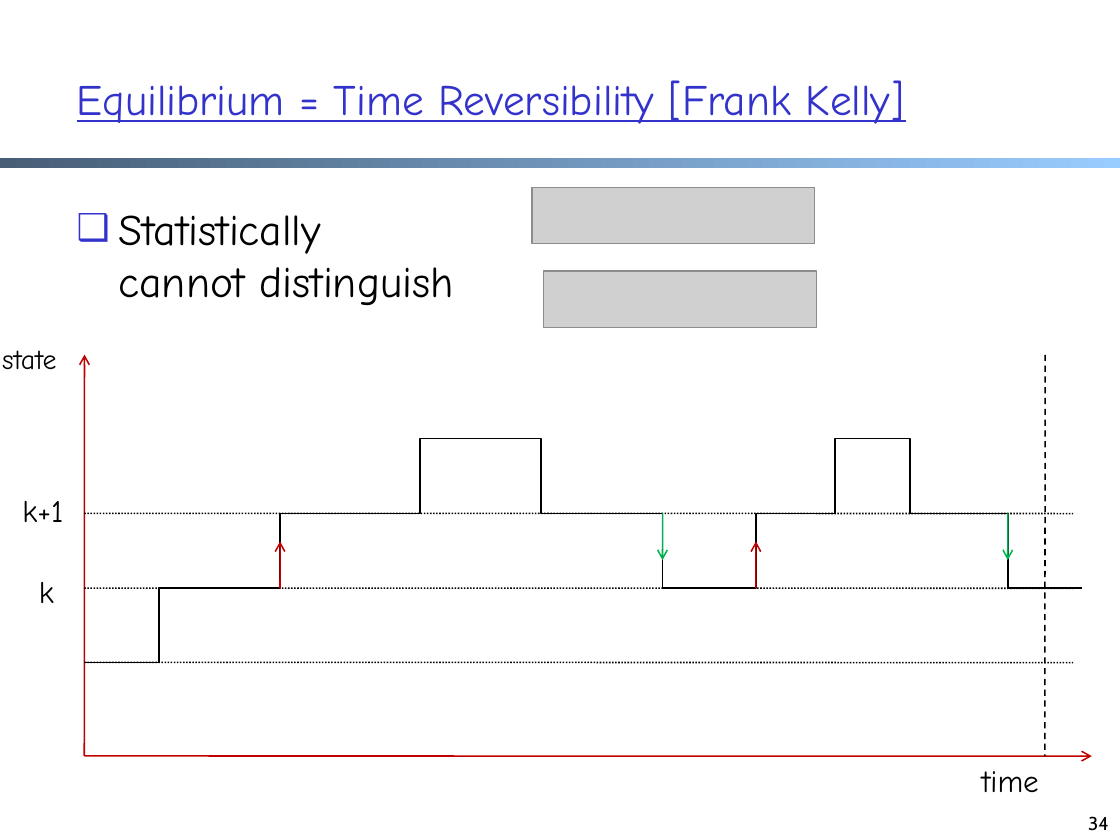
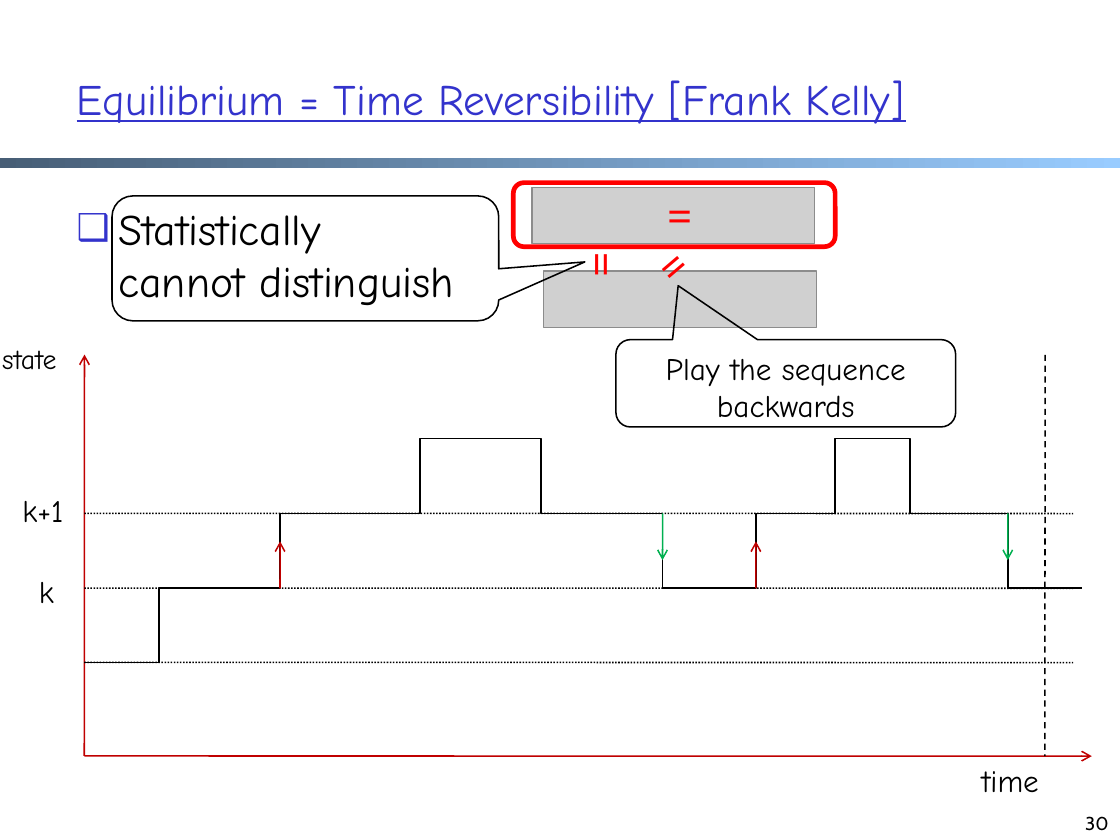
Before and after one commit to xiangq27/xiangq27.github.io, a slide deck: slide 30 of courses/cnns-xmuf21/files/lectures/architecture.pptx (slide 34 before the commit). Drawn at 1120x840 pixels with LibreOffice and Linux fonts; fonts in the diff are those of the drawing; grey boxes stand for pictures. Boxes give left, top, right and bottom in pixels: in the first picture for what was removed or moved away, otherwise in the second. Text is boxed around its words. In the diff, an @@ line names an element or a change of style, - is before the commit and + after.

```diff
--- a/courses/cnns-xmuf21/files/lectures/architecture.pptx
+++ b/courses/cnns-xmuf21/files/lectures/architecture.pptx
@@ rounded speech box added at (112, 196, 498, 321), outline #000000 1 pt @@
@@ rounded rectangle added at (513, 183, 834, 246), outline #FF0000 3 pt @@
@@ text added at (572, 203, 636, 324), 28 pt, text #FF0000, bold @@
+=
@@ text added at (609, 206, 742, 333), 28 pt, text #FF0000, bold @@
+=
@@ text added at (619, 183, 740, 246), 28 pt, text #FF0000, bold @@
+=
@@ rounded speech box added at (616, 339, 955, 427), outline #000000 1 pt, 20 pt, text #000000 @@
+Play the sequence backwards
@@ page number at (1085, 816, 1109, 831): text changed @@
-34
+30
```
Also in this commit, not shown: 16 other slides changed, 6 slides removed, 1 other file.
